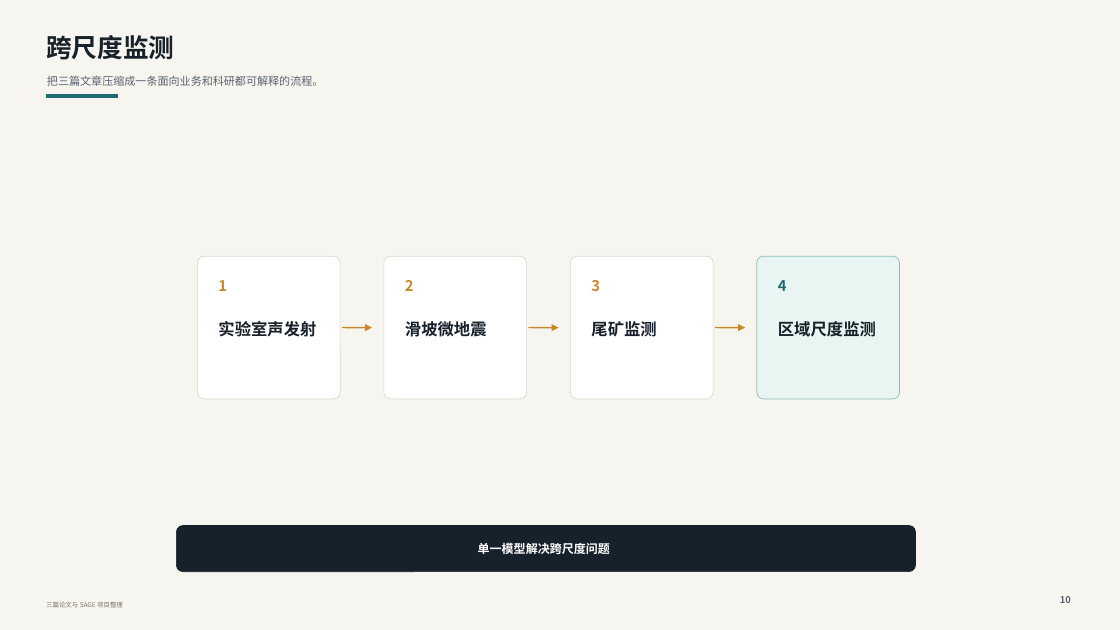
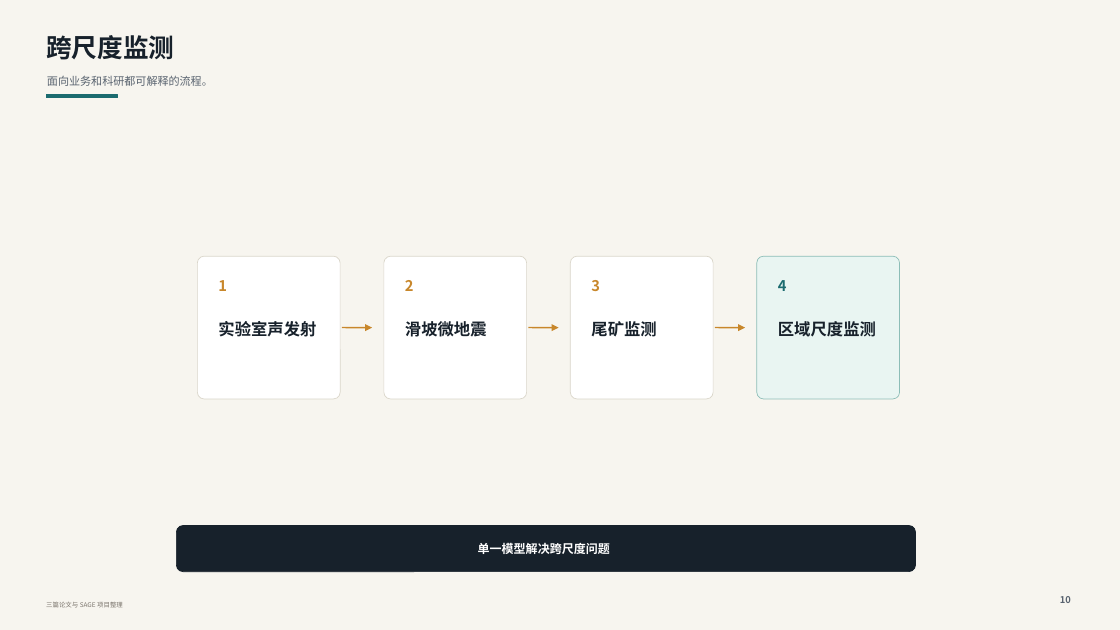
Before and after one commit to cangyeone/sage, a slide deck: slide 12 of deliverables/从自动编目到可信地震目录.pptx. Drawn at 1120x630 pixels with LibreOffice and Linux fonts; fonts in the diff are those of the drawing. Boxes give left, top, right and bottom in pixels: in the first picture for what was removed or moved away, otherwise in the second. Text is boxed around its words. In the diff, an @@ line names an element or a change of style, - is before the commit and + after.

```diff
--- a/deliverables/从自动编目到可信地震目录.pptx
+++ b/deliverables/从自动编目到可信地震目录.pptx
@@ text at <box>47,76,213,86</box>: text changed @@
-把三篇文章压缩成一条面向业务和科研都可解释的流程。
+面向业务和科研都可解释的流程。
```
Also in this commit, not shown: 3 other slides changed, 8 other files.
